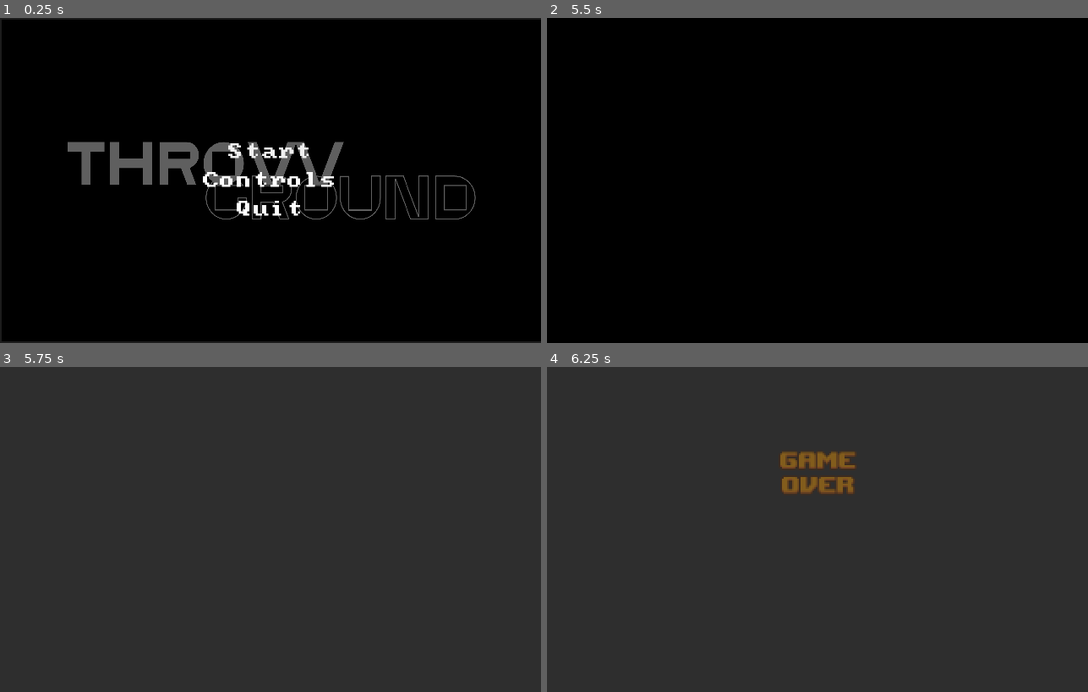
Above: before the commit, frames 1-4 (two rows, left to right).
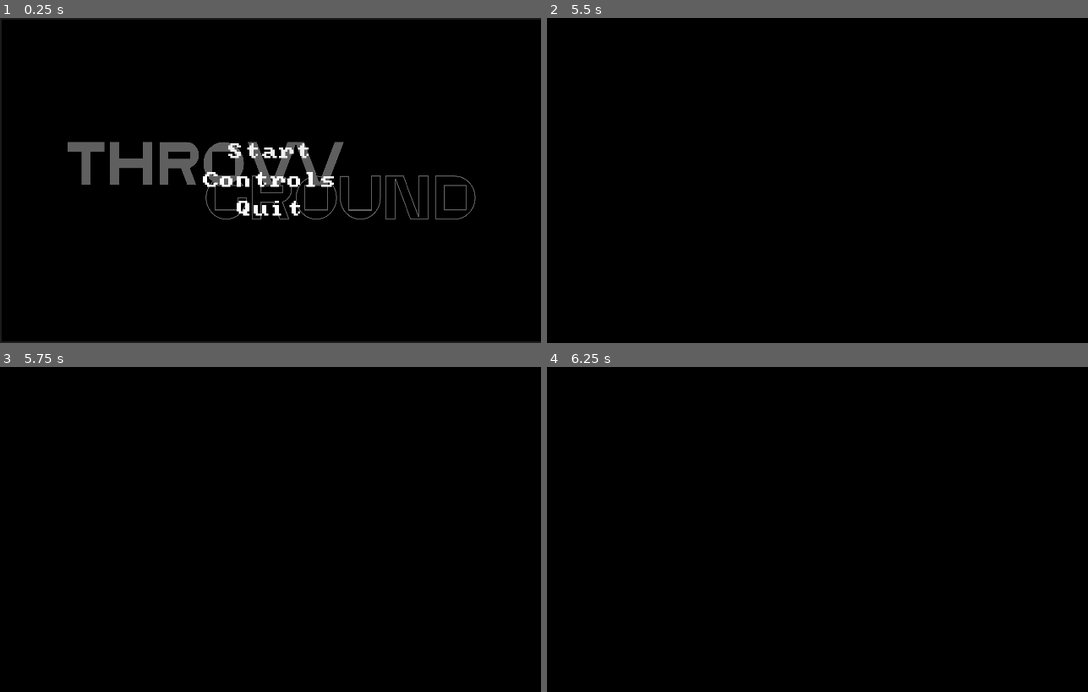
Above: after the commit, the same moments.

Repository: v1tooR/Throw-ground
Game: Godot game, scene res://Scenes/startScreen.tscn
The game is run twice, just before and just after one commit, with the same random seed, the same clock (stepped at 60 frames per second) and the same inputs.
Inputs:
- Up to frame 1 (0.25 s): no input
- Up to frame 2 (5.5 s): click "Start" at 0.5 s; tap Enter at 1.25, 2.75, 4.25 s; hold Right (move_right) 1.28-2.03 s; hold Space (jump) 1.28-2.03 s; hold Left (move_left) 2.03-2.78 s; tap Space (jump) at 2.1, 2.27, 2.57, 3.6, 3.77, 4.07, 5.1, 5.27 s; hold Space (jump) 2.78-3.53 s; hold Right (move_right) 2.78-4.28 s; hold Space (jump) 4.28-5.03 s; hold Left (move_left) from 4.28 s (still down)
- Up to frame 3 (5.75 s): keep holding Left (move_left); tap Space (jump) at 5.57 s
- Up to frame 4 (6.25 s): keep holding Left (move_left); hold Space (jump) from 5.78 s (still down)

Frames 1-2 are identical in both runs. In frame 3, 100% of the frame differs, in the area x 0-100%, y 0-100%; in frame 4, 100%.

Commit message:
player fix

Diff:
--- a/Scenes/Player.tscn
+++ b/Scenes/Player.tscn
@@ -1,42 +1,12 @@
-[gd_scene load_steps=24 format=2]
+[gd_scene load_steps=17 format=2]
 
 [ext_resource path="res://Assets/Main Characters/Jump (32x32).png" type="Texture" id=1]
 [ext_resource path="res://Scripts/Player.gd" type="Script" id=2]
 [ext_resource path="res://Assets/Main Characters/Idle (32x32).png" type="Texture" id=3]
 [ext_resource path="res://Assets/Main Characters/Fall (32x32).png" type="Texture" id=4]
 [ext_resource path="res://Assets/Main Characters/Hit (32x32).png" type="Texture" id=5]
-[ext_resource path="res://Assets/Effects/Dust Particle.png" type="Texture" id=7]
-[ext_resource path="res://Assets/Effects/Shadow.png" type="Texture" id=8]
 [ext_resource path="res://Sounds/jump1.ogg" type="AudioStream" id=9]
 [ext_resource path="res://Assets/Main Characters/Run (32x32).png" type="Texture" id=10]
-
-[sub_resource type="Gradient" id=1]
-offsets = PoolRealArray( 0, 0.504808, 0.985577 )
-colors = PoolColorArray( 1, 1, 1, 0.415686, 1, 1, 1, 1, 1, 1, 1, 0 )
-
-[sub_resource type="GradientTexture" id=2]
-gradient = SubResource( 1 )
-
-[sub_resource type="Curve" id=3]
-_data = [ Vector2( 0, 0.711364 ), 0.0, 0.0, 0, 0, Vector2( 1, 0.556818 ), 0.0, 0.0, 0, 0 ]
-
-[sub_resource type="CurveTexture" id=4]
-curve = SubResource( 3 )
-
-[sub_resource type="ParticlesMaterial" id=5]
-flag_disable_z = true
-direction = Vector3( 10, 0, 0 )
-spread = 0.0
-gravity = Vector3( 0, 0, 0 )
-initial_velocity = 30.0
-initial_velocity_random = 1.0
-orbit_velocity = 0.0
-orbit_velocity_random = 0.0
-linear_accel = 50.0
-linear_accel_random = 0.3
-scale_random = 0.5
-scale_curve = SubResource( 4 )
-color_ramp = SubResource( 2 )
 
 [sub_resource type="Animation" id=14]
 length = 0.001
@@ -262,27 +232,6 @@
 position = Vector2( 0, -16 )
 collision_mask = 94
 script = ExtResource( 2 )
-
-[node name="steps_fx" type="Particles2D" parent="."]
-position = Vector2( 0, 16 )
-rotation = -3.14159
-scale = Vector2( 1, -1 )
-emitting = false
-amount = 10
-lifetime = 0.07
-one_shot = true
-speed_scale = 0.3
-explosiveness = 0.3
-randomness = 0.8
-local_coords = false
-process_material = SubResource( 5 )
-texture = ExtResource( 7 )
-
-[node name="Shadow" type="Sprite" parent="."]
-visible = false
-position = Vector2( 0, 16 )
-scale = Vector2( 1, 0.4375 )
-texture = ExtResource( 8 )
 
 [node name="texture" type="Sprite" parent="."]
 texture = ExtResource( 5 )
--- a/Scripts/Player.gd
+++ b/Scripts/Player.gd
@@ -4,7 +4,7 @@
 var velocity = Vector2.ZERO
 var move_speed = 480
 var gravity = 1200
-var jump_force = -720
+var jump_force = -820
 var is_grounded
 
 #var player_health = 3
@@ -53,10 +53,6 @@
 
 	is_grounded = _check_is_ground()
 
-	if is_grounded:
-		$Shadow.visible = true
-	else:
-		$Shadow.visible = false
 
 	_set_animation()
 
@@ -72,7 +68,6 @@
 
 	if move_direction != 0:
 		$texture.scale.x = move_direction
-		$steps_fx.scale.x = move_direction
 
 	if velocity.x > 1:
 		$pushRight.set_enabled(true)
@@ -102,8 +97,6 @@
 		anim = "jump"
 	elif velocity.x != 0 or is_pushing:
 		anim = "run"
-		if is_grounded:
-			$steps_fx.set_emitting(true)
 
 	if velocity.y > 0 and !is_grounded:
 		anim = "fall"
Not shown, changed: export_presets.cfg
Not shown, added: Throw-ground.exe
Not shown, added: Throw-ground.pck
Not shown, added: Throw-ground.rar
Not shown, changed: index.html
